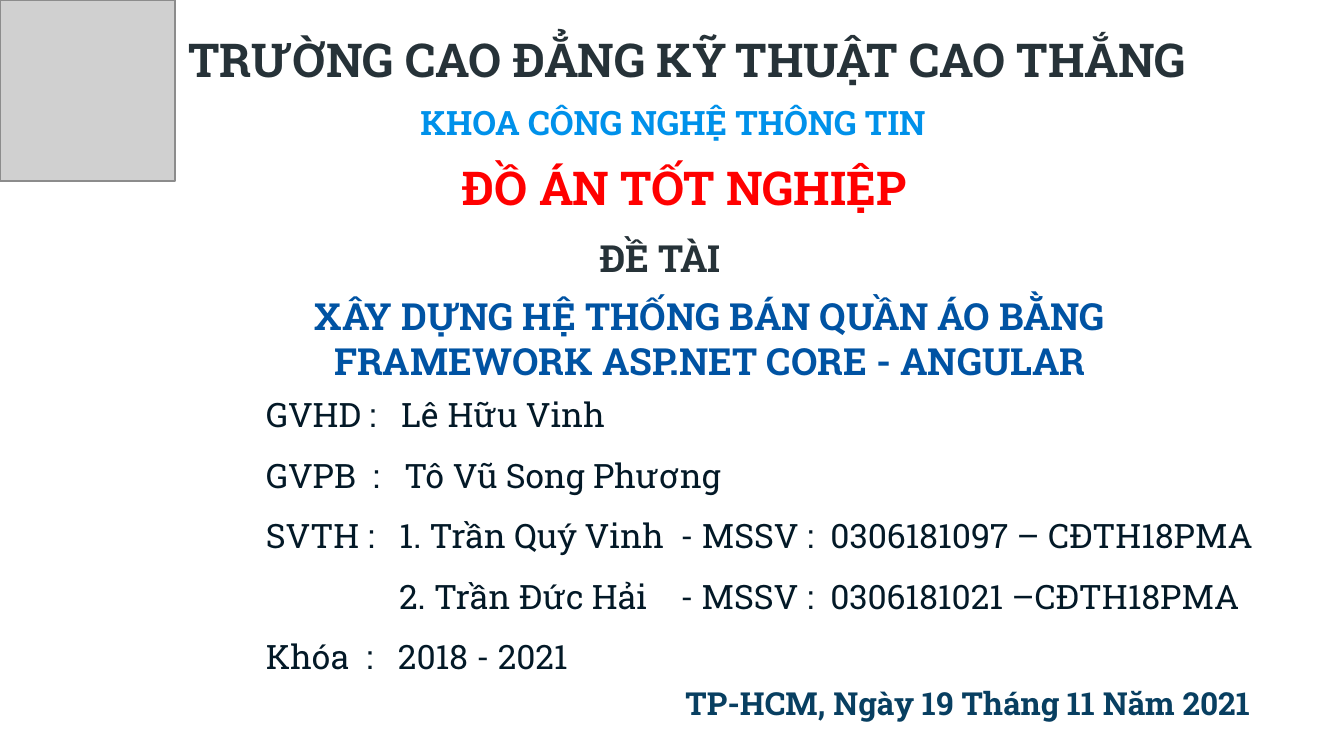
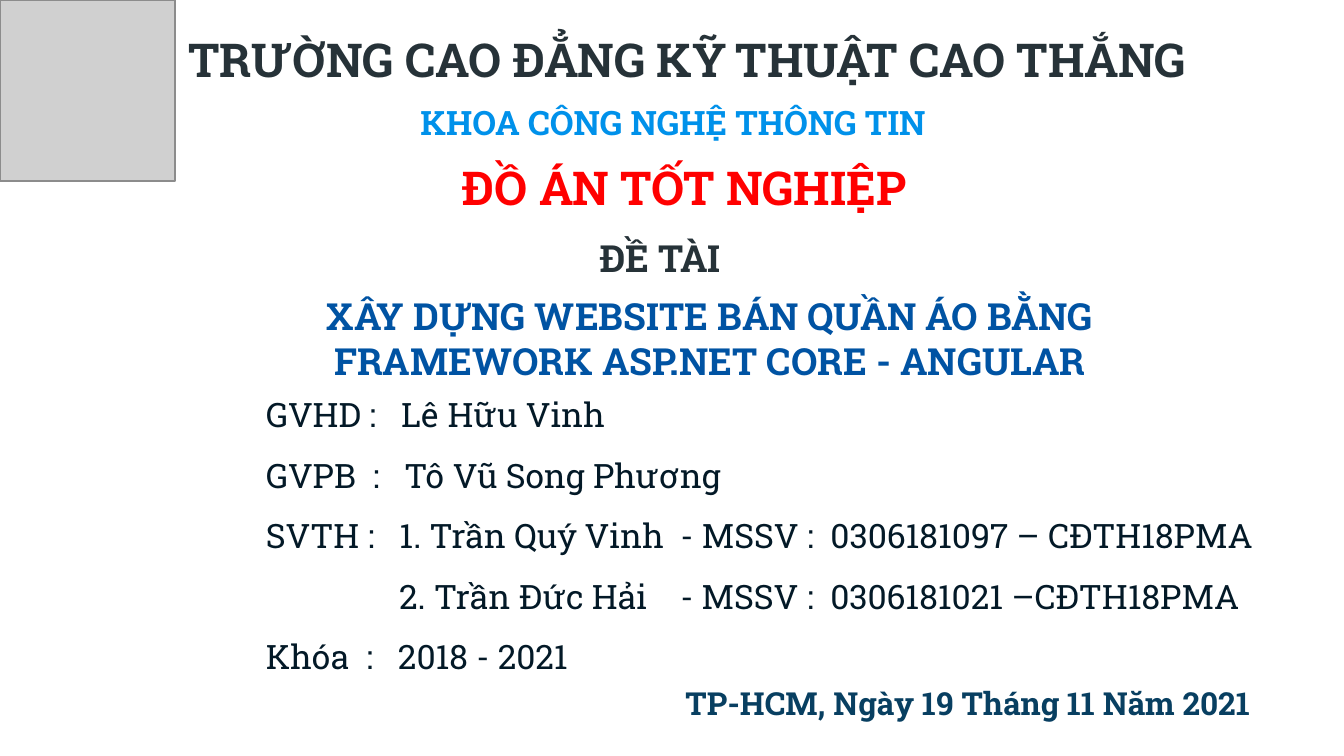
Before and after one commit to haitran2000/Ecommerce-Fashion-Website, a slide deck: slide 1 of Do An Tot Nghiep.pptx. Drawn at 1344x756 pixels with LibreOffice and Linux fonts; fonts in the diff are those of the drawing; grey boxes stand for pictures; background and template pictures are left out. Boxes give left, top, right and bottom in pixels: in the first picture for what was removed or moved away, otherwise in the second. Text is boxed around its words. In the diff, an @@ line names an element or a change of style, - is before the commit and + after.

```diff
--- a/Do An Tot Nghiep.pptx
+++ b/Do An Tot Nghiep.pptx
@@ text at [327,295,1093,376]: text changed @@
-XÂY DỰNG HỆ THỐNG BÁN QUẦN ÁO BẰNG FRAMEWORK ASP.NET CORE - ANGULAR
+XÂY DỰNG WEBSITE BÁN QUẦN ÁO BẰNG FRAMEWORK ASP.NET CORE - ANGULAR
```
Also in this commit, not shown: 23 other slides changed, 4 slides added, 6 slides removed.
